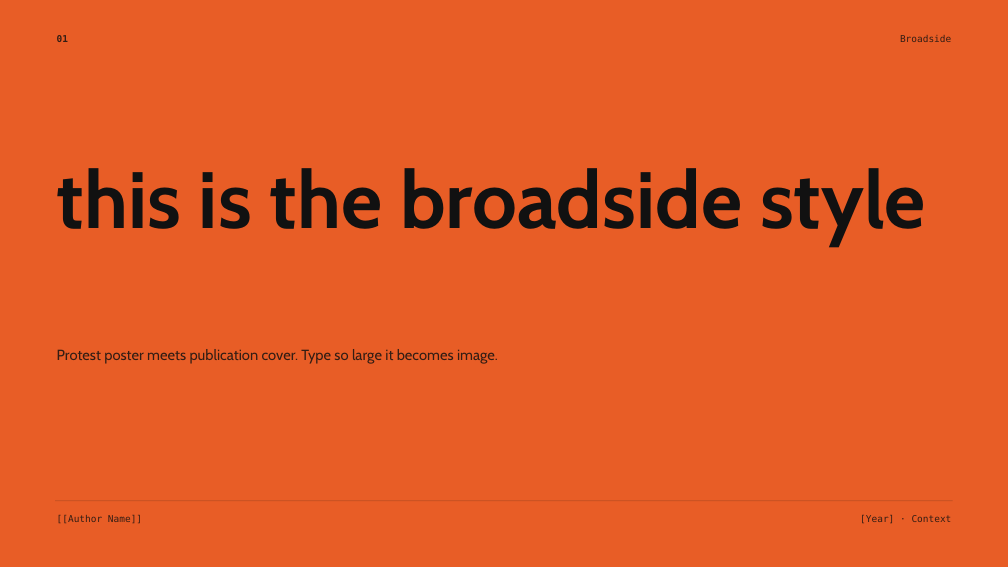
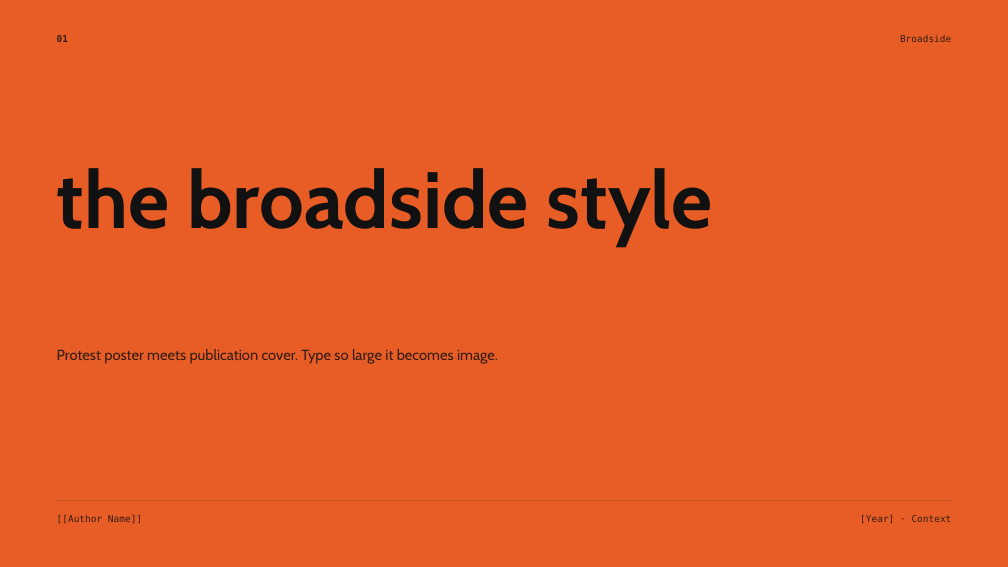
Before and after one commit to hustcer/pptx-nova, a slide deck: slide 1 of pptx-nova/assets/examples/broadside/deck.pptx. Drawn at 1008x567 pixels with LibreOffice and Linux fonts; fonts in the diff are those of the drawing. Boxes give left, top, right and bottom in pixels: in the first picture for what was removed or moved away, otherwise in the second. Text is boxed around its words. In the diff, an @@ line names an element or a change of style, - is before the commit and + after.

```diff
--- a/pptx-nova/assets/examples/broadside/deck.pptx
+++ b/pptx-nova/assets/examples/broadside/deck.pptx
@@ text at (57, 168, 713, 246): text changed @@
-this is the broadside style
+the broadside style
```
Also in this commit, not shown: 6 other files.
